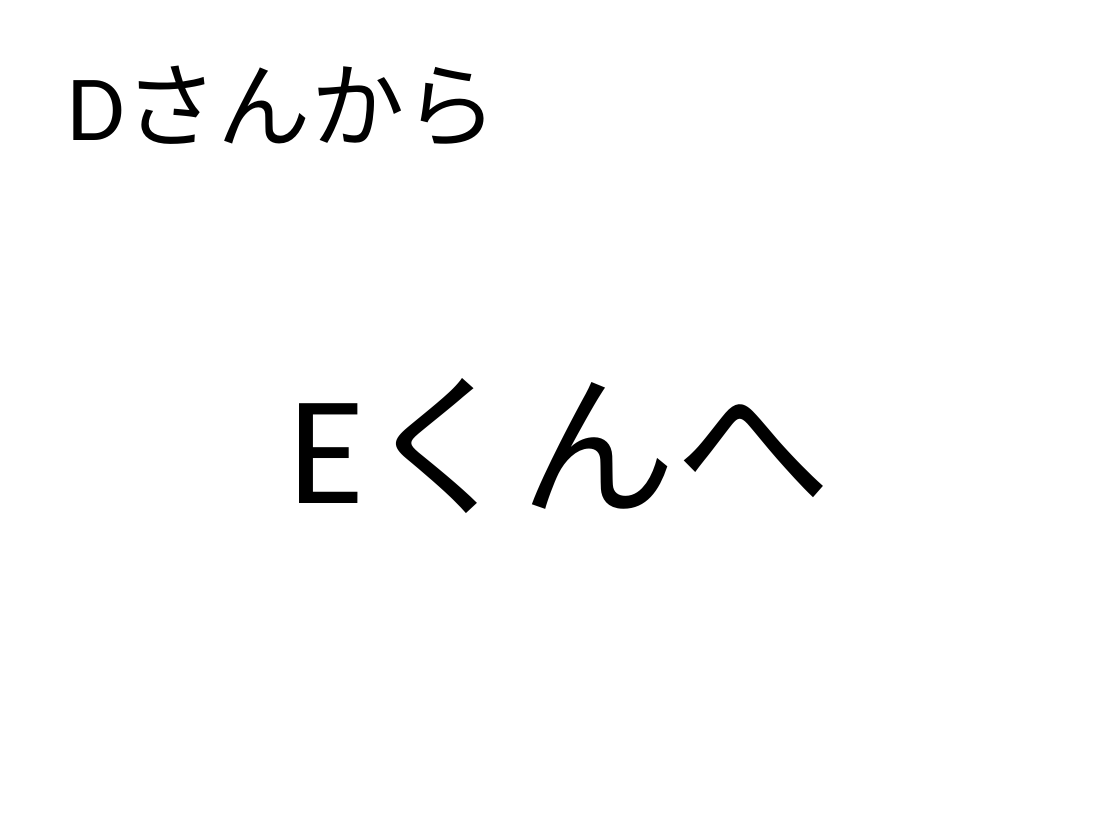
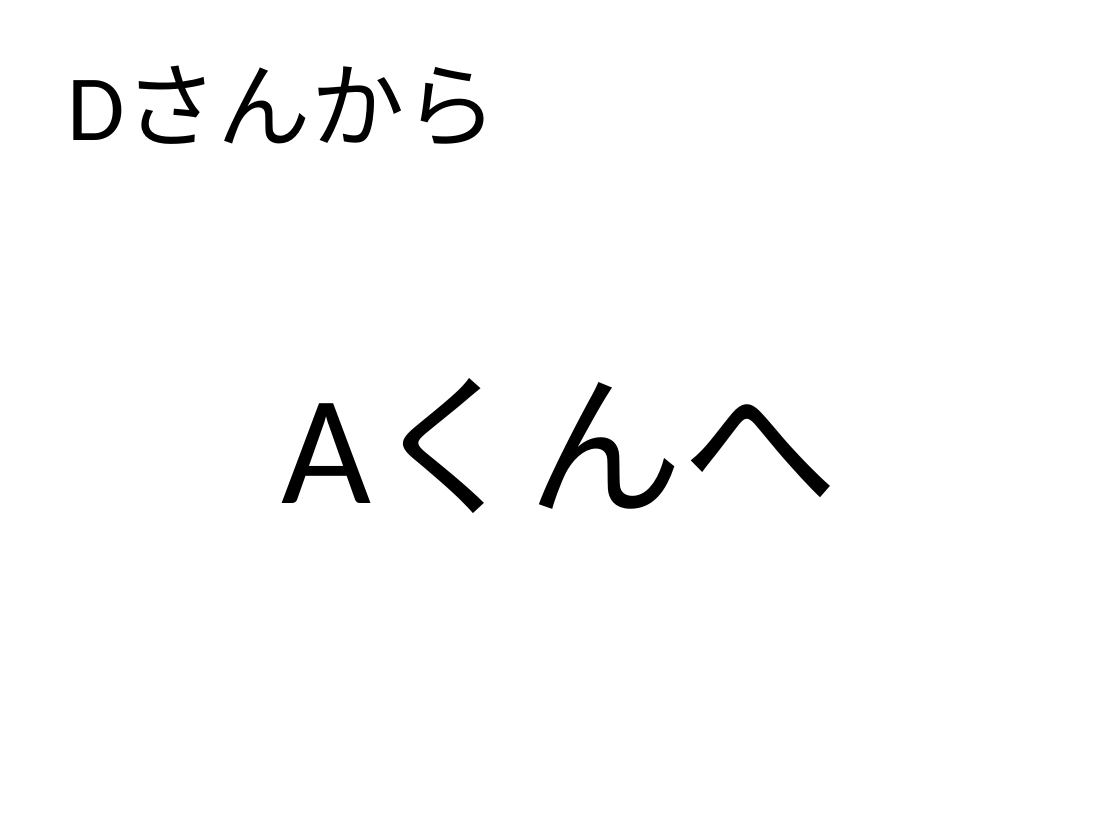
Before and after one commit to furaga/GiftExchange, a slide deck: slide 2 of GiftExchange.ppt (slide 6 before the commit). Drawn at 1120x840 pixels with LibreOffice and Linux fonts; fonts in the diff are those of the drawing. Boxes give left, top, right and bottom in pixels: in the first picture for what was removed or moved away, otherwise in the second. Text is boxed around its words. In the diff, an @@ line names an element or a change of style, - is before the commit and + after.

```diff
--- a/GiftExchange.ppt
+++ b/GiftExchange.ppt
@@ text at box(282, 378, 838, 513): text changed @@
-Eくんへ
+Aくんへ
```
Also in this commit, not shown: 5 other slides changed, 5 slides added, 3 slides removed, 1 other file.
